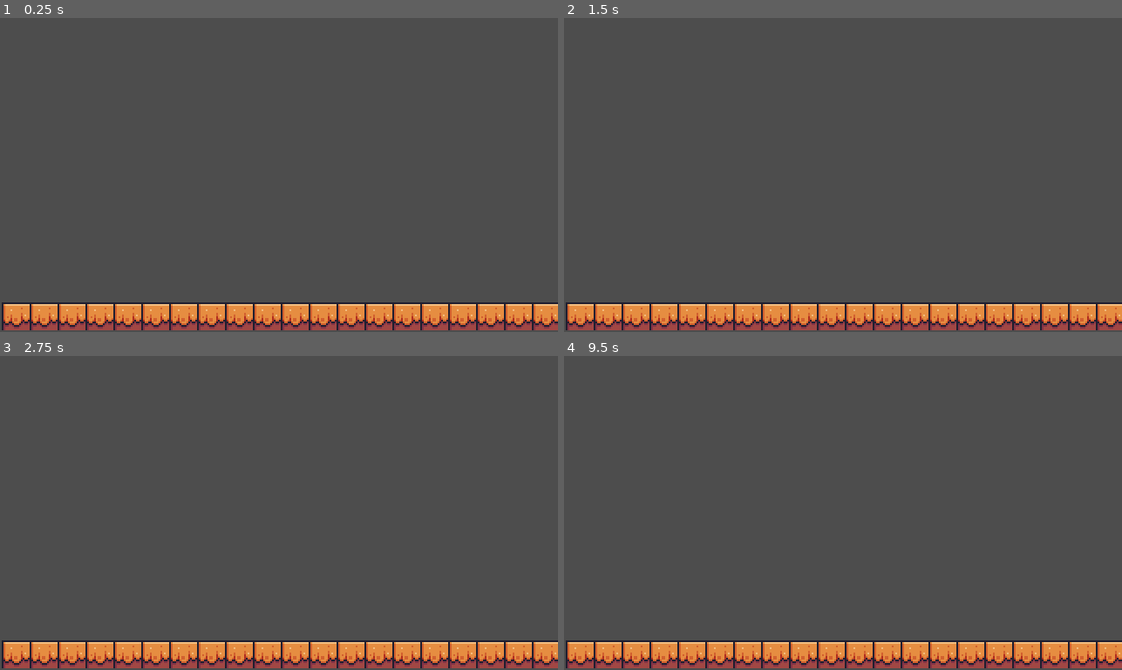
Above: before the commit, frames 1-4 (two rows, left to right).
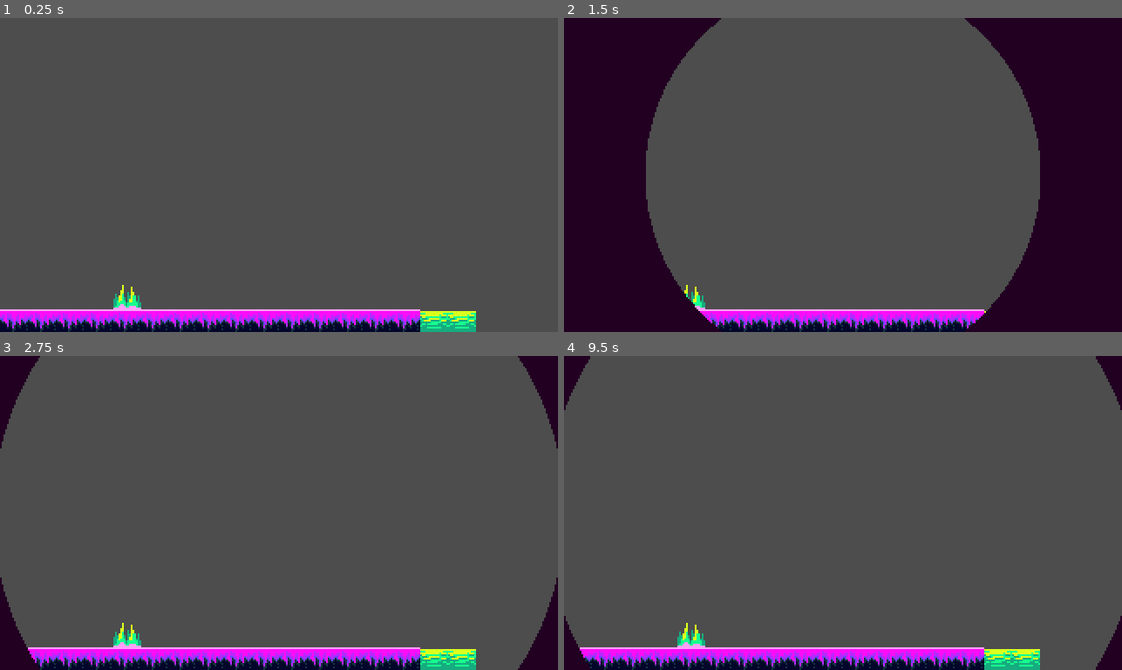
Above: after the commit, the same moments.

Repository: DfindWox/TGD-Wild-Jam-67
Game: Godot game, scene res://Scenes/main.tscn
Two runs of this game, one before a commit and one after it. Both use one fixed random seed, a clock stepped at 60 frames per second and the inputs below.
Inputs (mouse positions are in pixels of both pictures, inside the frame that each line leads up to):
- Up to frame 1 (0.25 s): no input
- Up to frame 2 (1.5 s): tap Enter at 0.5 s; move the mouse to (965, 159) at 0.52 s; hold Right (ui_right) from 0.53 s (still down); tap Space (attack) at 0.6, 1.25 s; tap Up (ui_up) at 0.77 s; move the mouse to (731, 190) at 1.27 s; tap Z (take_over) at 1.35 s
- Up to frame 3 (2.75 s): tap Up (ui_up) at 1.52 s; move the mouse to (334, 443) at 2.02 s; release Right (ui_right) at 2.03 s; hold Left (ui_left) from 2.03 s (still down); tap Space (attack) at 2.1 s
- Up to frame 4 (9.5 s): move the mouse to (815, 575) at 2.77 s; release Left (ui_left) at 2.78 s; hold Right (ui_right) 2.78-4.28 s; tap Z (take_over) every 1.5 s from 2.85 to 8.85 s; tap Up (ui_up) at 3.02, 3.77, 4.52, 6.02, 6.77, 7.52, 9.02 s; tap Enter at 3.5, 5 s; move the mouse to (1010, 560) at 3.52 s; tap Space (attack) at 3.6, 4.25, 5.1, 5.75, 6.6, 8.1 s; move the mouse to (675, 465) at 4.27 s; hold Left (ui_left) 4.28-5.03 s; move the mouse to (870, 513) at 5.02 s; hold Right (ui_right) 5.03-5.78 s; move the mouse to (759, 434) at 5.77 s; hold Left (ui_left) 5.78-7.28 s; move the mouse to (965, 497) at 6.52 s; move the mouse to (731, 528) at 7.27 s; hold Right (ui_right) from 7.28 s (still down); move the mouse to (898, 443) at 8.02 s; move the mouse to (815, 575) at 8.77 s

The runs differ from the first frame. In frame 1, 9.2% of the frame differs, in the area x 0-100%, y 85-100%; in frame 2, 42%, in the area x 0-100%, y 0-100%; in frame 3, 12%; in frame 4, 10%.

Commit message:
tileset configurado

Diff:
--- a/Actors/map.tscn
+++ b/Actors/map.tscn
@@ -1,12 +1,12 @@
 [gd_scene load_steps=2 format=3 uid="uid://d0q5yf7k322sd"]
 
-[ext_resource type="TileSet" uid="uid://k3lg3io7qvb5" path="res://Assets/Tilesets/pixel_adventure.tres" id="1_24o6i"]
+[ext_resource type="TileSet" uid="uid://6x35rg6j1sgg" path="res://Assets/Tilesets/cenario.tres" id="1_ucrr3"]
 
 [node name="Map" type="Node2D"]
 
 [node name="TileMap" type="TileMap" parent="."]
-position = Vector2(81, 83)
-tile_set = ExtResource("1_24o6i")
+position = Vector2(1, 87)
+tile_set = ExtResource("1_ucrr3")
 format = 2
 layer_0/name = "filler"
-layer_0/tile_data = PackedInt32Array(393211, 393216, 4, 393212, 393216, 4, 393213, 393216, 4, 393214, 393216, 4, 393215, 393216, 4, 327680, 393216, 4, 327681, 393216, 4, 327682, 393216, 4, 327683, 393216, 4, 327684, 393216, 4, 327685, 393216, 4, 327686, 393216, 4, 327687, 393216, 4, 327688, 393216, 4, 327689, 393216, 4, 327690, 393216, 4, 327691, 393216, 4, 327692, 393216, 4, 327693, 393216, 4, 327694, 393216, 4)
+layer_0/tile_data = PackedInt32Array(393211, 131072, 1, 393212, 131072, 1, 393213, 131072, 1, 393214, 131072, 1, 393215, 131072, 1, 327680, 131072, 1, 327681, 131072, 1, 327682, 131072, 1, 327683, 131072, 1, 327684, 131072, 1, 327685, 131072, 1, 327686, 131072, 1, 327687, 131072, 1, 327688, 131072, 1, 327689, 131072, 1, 327690, 131072, 1, 327691, 131072, 1, 327692, 131072, 1, 327693, 131072, 1, 327694, 131072, 1, 262148, 1, 65536, 327695, 1, 131072, 327696, 1, 131072)
--- /dev/null
+++ b/Assets/Tilesets/cenario.tres
@@ -0,0 +1,251 @@
+[gd_resource type="TileSet" load_steps=6 format=3 uid="uid://6x35rg6j1sgg"]
+
+[ext_resource type="Texture2D" uid="uid://cqllwggewqgr4" path="res://Assets/Tilesets/Model Sheet (Cenario).png" id="1_eoov4"]
+[ext_resource type="PackedScene" uid="uid://n1bwbjwjkl5o" path="res://Objects/death_spikes.tscn" id="2_jisl5"]
+[ext_resource type="PackedScene" uid="uid://c14v3w3t0w6mg" path="res://Objects/death_water.tscn" id="3_uq8ef"]
+
+[sub_resource type="TileSetAtlasSource" id="TileSetAtlasSource_tv0hp"]
+texture = ExtResource("1_eoov4")
+1:1/0 = 0
+1:1/0/physics_layer_0/linear_velocity = Vector2(0, 0)
+1:1/0/physics_layer_0/angular_velocity = 0.0
+1:1/0/physics_layer_0/polygon_0/points = PackedVector2Array(-8, -8, 8, -8, 8, 8, -8, 8)
+2:1/0 = 0
+2:1/0/physics_layer_0/linear_velocity = Vector2(0, 0)
+2:1/0/physics_layer_0/angular_velocity = 0.0
+2:1/0/physics_layer_0/polygon_0/points = PackedVector2Array(-8, -8, 8, -8, 8, 8, -8, 8)
+3:1/0 = 0
+3:1/0/physics_layer_0/linear_velocity = Vector2(0, 0)
+3:1/0/physics_layer_0/angular_velocity = 0.0
+3:1/0/physics_layer_0/polygon_0/points = PackedVector2Array(-8, -8, 8, -8, 8, 8, -8, 8)
+5:1/0 = 0
+5:1/0/physics_layer_0/linear_velocity = Vector2(0, 0)
+5:1/0/physics_layer_0/angular_velocity = 0.0
+5:1/0/physics_layer_0/polygon_0/points = PackedVector2Array(-8, -8, 8, -8, 8, 8, -8, 8)
+7:1/0 = 0
+7:1/0/physics_layer_0/linear_velocity = Vector2(0, 0)
+7:1/0/physics_layer_0/angular_velocity = 0.0
+7:1/0/physics_layer_0/polygon_0/points = PackedVector2Array(-8, -8, 8, -8, 8, 8, -8, 8)
+9:1/0 = 0
+9:1/0/physics_layer_0/linear_velocity = Vector2(0, 0)
+9:1/0/physics_layer_0/angular_velocity = 0.0
+9:1/0/physics_layer_0/polygon_0/points = PackedVector2Array(-8, -8, 8, -8, 8, 8, 8, 8)
+10:1/0 = 0
+10:1/0/physics_layer_0/linear_velocity = Vector2(0, 0)
+10:1/0/physics_layer_0/angular_velocity = 0.0
+10:1/0/physics_layer_0/polygon_0/points = PackedVector2Array(-8, -8, 8, -8, 8, 8, -8, 8)
+11:1/0 = 0
+11:1/0/physics_layer_0/linear_velocity = Vector2(0, 0)
+11:1/0/physics_layer_0/angular_velocity = 0.0
+11:1/0/physics_layer_0/polygon_0/points = PackedVector2Array(-8, -8, 8, -8, -8, 8, -8, 8)
+14:1/0 = 0
+14:1/0/physics_layer_0/linear_velocity = Vector2(0, 0)
+14:1/0/physics_layer_0/angular_velocity = 0.0
+14:1/0/physics_layer_0/polygon_0/points = PackedVector2Array(-8, -8, 8, -8, 8, 8, -8, 8)
+15:1/0 = 0
+15:1/0/physics_layer_0/linear_velocity = Vector2(0, 0)
+15:1/0/physics_layer_0/angular_velocity = 0.0
+15:1/0/physics_layer_0/polygon_0/points = PackedVector2Array(-8, -8, 8, -8, 8, 8, -8, 8)
+1:2/0 = 0
+1:2/0/physics_layer_0/linear_velocity = Vector2(0, 0)
+1:2/0/physics_layer_0/angular_velocity = 0.0
+1:2/0/physics_layer_0/polygon_0/points = PackedVector2Array(-8, -8, 8, -8, 8, 8, -8, 8)
+2:2/0 = 0
+2:2/0/physics_layer_0/linear_velocity = Vector2(0, 0)
+2:2/0/physics_layer_0/angular_velocity = 0.0
+2:2/0/physics_layer_0/polygon_0/points = PackedVector2Array(-8, -8, 8, -8, 8, 8, -8, 8)
+3:2/0 = 0
+3:2/0/physics_layer_0/linear_velocity = Vector2(0, 0)
+3:2/0/physics_layer_0/angular_velocity = 0.0
+3:2/0/physics_layer_0/polygon_0/points = PackedVector2Array(-8, -8, 8, -8, 8, 8, -8, 8)
+5:2/0 = 0
+5:2/0/physics_layer_0/linear_velocity = Vector2(0, 0)
+5:2/0/physics_layer_0/angular_velocity = 0.0
+5:2/0/physics_layer_0/polygon_0/points = PackedVector2Array(-8, -8, 8, -8, 8, 8, -8, 8)
+14:2/0 = 0
+14:2/0/physics_layer_0/linear_velocity = Vector2(0, 0)
+14:2/0/physics_layer_0/angular_velocity = 0.0
+14:2/0/physics_layer_0/polygon_0/points = PackedVector2Array(-8, -8, 8, -8, 8, 8, -8, 8)
+15:2/0 = 0
+15:2/0/physics_layer_0/linear_velocity = Vector2(0, 0)
+15:2/0/physics_layer_0/angular_velocity = 0.0
+15:2/0/physics_layer_0/polygon_0/points = PackedVector2Array(-8, -8, 8, -8, 8, 8, -8, 8)
+1:3/0 = 0
+1:3/0/physics_layer_0/linear_velocity = Vector2(0, 0)
+1:3/0/physics_layer_0/angular_velocity = 0.0
+1:3/0/physics_layer_0/polygon_0/points = PackedVector2Array(-8, -8, 8, -8, 8, 8, -8, 8)
+2:3/0 = 0
+2:3/0/physics_layer_0/linear_velocity = Vector2(0, 0)
+2:3/0/physics_layer_0/angular_velocity = 0.0
+2:3/0/physics_layer_0/polygon_0/points = PackedVector2Array(-8, -8, 8, -8, 8, 8, -8, 8)
+3:3/0 = 0
+3:3/0/physics_layer_0/linear_velocity = Vector2(0, 0)
+3:3/0/physics_layer_0/angular_velocity = 0.0
+3:3/0/physics_layer_0/polygon_0/points = PackedVector2Array(-8, -8, 8, -8, 8, 8, -8, 8)
+5:3/0 = 0
+5:3/0/physics_layer_0/linear_velocity = Vector2(0, 0)
+5:3/0/physics_layer_0/angular_velocity = 0.0
+5:3/0/physics_layer_0/polygon_0/points = PackedVector2Array(-8, -8, 8, -8, 8, 8, -8, 8)
+7:3/0 = 0
+7:3/0/physics_layer_0/linear_velocity = Vector2(0, 0)
+7:3/0/physics_layer_0/angular_velocity = 0.0
+7:3/0/physics_layer_0/polygon_0/points = PackedVector2Array(-8, -8, 8, -8, 8, 8, -8, 8)
+9:3/0 = 0
+9:3/0/physics_layer_0/linear_velocity = Vector2(0, 0)
+9:3/0/physics_layer_0/angular_velocity = 0.0
+9:3/0/physics_layer_0/polygon_0/points = PackedVector2Array(-8, -8, 8, -8, 8, 8, -8, 8)
+10:3/0 = 0
+10:3/0/physics_layer_0/linear_velocity = Vector2(0, 0)
+10:3/0/physics_layer_0/angular_velocity = 0.0
+10:3/0/physics_layer_0/polygon_0/points = PackedVector2Array(-8, -8, 8, -8, 8, 8, -8, 8)
+11:3/0 = 0
+11:3/0/physics_layer_0/linear_velocity = Vector2(0, 0)
+11:3/0/physics_layer_0/angular_velocity = 0.0
+11:3/0/physics_layer_0/polygon_0/points = PackedVector2Array(-8, -8, 8, -8, 8, 8, -8, 8)
+14:4/0 = 0
+14:4/0/physics_layer_0/linear_velocity = Vector2(0, 0)
+14:4/0/physics_layer_0/angular_velocity = 0.0
+15:4/0 = 0
+15:4/0/physics_layer_0/linear_velocity = Vector2(0, 0)
+15:4/0/physics_layer_0/angular_velocity = 0.0
+1:5/0 = 0
+1:5/0/physics_layer_0/linear_velocity = Vector2(0, 0)
+1:5/0/physics_layer_0/angular_velocity = 0.0
+1:5/0/physics_layer_0/polygon_0/points = PackedVector2Array(-8, -8, 8, -8, 8, 8, -8, 8)
+2:5/0 = 0
+2:5/0/physics_layer_0/linear_velocity = Vector2(0, 0)
+2:5/0/physics_layer_0/angular_velocity = 0.0
+2:5/0/physics_layer_0/polygon_0/points = PackedVector2Array(-8, -8, 8, -8, 8, 8, -8, 8)
+3:5/0 = 0
+3:5/0/physics_layer_0/linear_velocity = Vector2(0, 0)
+3:5/0/physics_layer_0/angular_velocity = 0.0
+3:5/0/physics_layer_0/polygon_0/points = PackedVector2Array(-8, -8, 8, -8, 8, 8, -8, 8)
+5:5/0 = 0
+5:5/0/physics_layer_0/linear_velocity = Vector2(0, 0)
+5:5/0/physics_layer_0/angular_velocity = 0.0
+5:5/0/physics_layer_0/polygon_0/points = PackedVector2Array(-8, -8, 8, -8, 8, 8, -8, 8)
+7:5/0 = 0
+7:5/0/physics_layer_0/linear_velocity = Vector2(0, 0)
+7:5/0/physics_layer_0/angular_velocity = 0.0
+7:5/0/physics_layer_0/polygon_0/points = PackedVector2Array(-8, -8, 8, -8, 8, 8, -8, 8)
+9:5/0 = 0
+9:5/0/physics_layer_0/linear_velocity = Vector2(0, 0)
+9:5/0/physics_layer_0/angular_velocity = 0.0
+9:5/0/physics_layer_0/polygon_0/points = PackedVector2Array(-8, -8, 8, -8, 8, 8, -8, 8)
+10:5/0 = 0
+10:5/0/physics_layer_0/linear_velocity = Vector2(0, 0)
+10:5/0/physics_layer_0/angular_velocity = 0.0
+10:5/0/physics_layer_0/polygon_0/points = PackedVector2Array(-8, -8, 8, -8, 8, 8, -8, 8)
+11:5/0 = 0
+11:5/0/physics_layer_0/linear_velocity = Vector2(0, 0)
+11:5/0/physics_layer_0/angular_velocity = 0.0
+11:5/0/physics_layer_0/polygon_0/points = PackedVector2Array(-8, -8, 8, -8, 8, 8, -8, 8)
+14:5/0 = 0
+14:5/0/physics_layer_0/linear_velocity = Vector2(0, 0)
+14:5/0/physics_layer_0/angular_velocity = 0.0
+15:5/0 = 0
+15:5/0/physics_layer_0/linear_velocity = Vector2(0, 0)
+15:5/0/physics_layer_0/angular_velocity = 0.0
+1:6/0 = 0
+1:6/0/physics_layer_0/linear_velocity = Vector2(0, 0)
+1:6/0/physics_layer_0/angular_velocity = 0.0
+1:6/0/physics_layer_0/polygon_0/points = PackedVector2Array(-8, -8, 8, -8, 8, 8, -8, 8)
+2:6/0 = 0
+2:6/0/physics_layer_0/linear_velocity = Vector2(0, 0)
+2:6/0/physics_layer_0/angular_velocity = 0.0
+2:6/0/physics_layer_0/polygon_0/points = PackedVector2Array(-8, -8, 8, -8, 8, 8, -8, 8)
+3:6/0 = 0
+3:6/0/physics_layer_0/linear_velocity = Vector2(0, 0)
+3:6/0/physics_layer_0/angular_velocity = 0.0
+3:6/0/physics_layer_0/polygon_0/points = PackedVector2Array(-8, -8, 8, -8, 8, 8, -8, 8)
+5:6/0 = 0
+5:6/0/physics_layer_0/linear_velocity = Vector2(0, 0)
+5:6/0/physics_layer_0/angular_velocity = 0.0
+5:6/0/physics_layer_0/polygon_0/points = PackedVector2Array(-8, -8, 8, -8, 8, 8, -8, 8)
+14:6/0 = 0
+14:6/0/physics_layer_0/linear_velocity = Vector2(0, 0)
+14:6/0/physics_layer_0/angular_velocity = 0.0
+15:6/0 = 0
+15:6/0/physics_layer_0/linear_velocity = Vector2(0, 0)
+15:6/0/physics_layer_0/angular_velocity = 0.0
+1:7/0 = 0
+1:7/0/physics_layer_0/linear_velocity = Vector2(0, 0)
+1:7/0/physics_layer_0/angular_velocity = 0.0
+1:7/0/physics_layer_0/polygon_0/points = PackedVector2Array(-8, -8, 8, -8, 8, 8, -8, 8)
+2:7/0 = 0
+2:7/0/physics_layer_0/linear_velocity = Vector2(0, 0)
+2:7/0/physics_layer_0/angular_velocity = 0.0
+2:7/0/physics_layer_0/polygon_0/points = PackedVector2Array(-8, -8, 8, -8, 8, 8, -8, 8)
+3:7/0 = 0
+3:7/0/physics_layer_0/linear_velocity = Vector2(0, 0)
+3:7/0/physics_layer_0/angular_velocity = 0.0
+3:7/0/physics_layer_0/polygon_0/points = PackedVector2Array(-8, -8, 8, -8, 8, 8, -8, 8)
+5:7/0 = 0
+5:7/0/physics_layer_0/linear_velocity = Vector2(0, 0)
+5:7/0/physics_layer_0/angular_velocity = 0.0
+5:7/0/physics_layer_0/polygon_0/points = PackedVector2Array(-8, -8, 8, -8, 8, 8, -8, 8)
+7:7/0 = 0
+7:7/0/physics_layer_0/linear_velocity = Vector2(0, 0)
+7:7/0/physics_layer_0/angular_velocity = 0.0
+7:7/0/physics_layer_0/polygon_0/points = PackedVector2Array(-8, -8, 8, -8, 8, 8, -8, 8)
+5:9/0 = 0
+5:9/0/physics_layer_0/linear_velocity = Vector2(0, 0)
+5:9/0/physics_layer_0/angular_velocity = 0.0
+7:9/0 = 0
+7:9/0/physics_layer_0/linear_velocity = Vector2(0, 0)
+7:9/0/physics_layer_0/angular_velocity = 0.0
+8:9/0 = 0
+8:9/0/physics_layer_0/linear_velocity = Vector2(0, 0)
+8:9/0/physics_layer_0/angular_velocity = 0.0
+10:9/0 = 0
+10:9/0/physics_layer_0/linear_velocity = Vector2(0, 0)
+10:9/0/physics_layer_0/angular_velocity = 0.0
+11:9/0 = 0
+11:9/0/physics_layer_0/linear_velocity = Vector2(0, 0)
+11:9/0/physics_layer_0/angular_velocity = 0.0
+13:9/0 = 0
+13:9/0/physics_layer_0/linear_velocity = Vector2(0, 0)
+13:9/0/physics_layer_0/angular_velocity = 0.0
+14:9/0 = 0
+14:9/0/physics_layer_0/linear_velocity = Vector2(0, 0)
+14:9/0/physics_layer_0/angular_velocity = 0.0
+1:10/0 = 0
+1:10/0/physics_layer_0/linear_velocity = Vector2(0, 0)
+1:10/0/physics_layer_0/angular_velocity = 0.0
+3:10/0 = 0
+3:10/0/physics_layer_0/linear_velocity = Vector2(0, 0)
+3:10/0/physics_layer_0/angular_velocity = 0.0
+5:10/0 = 0
+5:10/0/physics_layer_0/linear_velocity = Vector2(0, 0)
+5:10/0/physics_layer_0/angular_velocity = 0.0
+7:10/0 = 0
+7:10/0/physics_layer_0/linear_velocity = Vector2(0, 0)
+7:10/0/physics_layer_0/angular_velocity = 0.0
+8:10/0 = 0
+8:10/0/physics_layer_0/linear_velocity = Vector2(0, 0)
+8:10/0/physics_layer_0/angular_velocity = 0.0
+10:10/0 = 0
+10:10/0/physics_layer_0/linear_velocity = Vector2(0, 0)
+10:10/0/physics_layer_0/angular_velocity = 0.0
+11:10/0 = 0
+11:10/0/physics_layer_0/linear_velocity = Vector2(0, 0)
+11:10/0/physics_layer_0/angular_velocity = 0.0
+13:10/0 = 0
+13:10/0/physics_layer_0/linear_velocity = Vector2(0, 0)
+13:10/0/physics_layer_0/angular_velocity = 0.0
+14:10/0 = 0
+14:10/0/physics_layer_0/linear_velocity = Vector2(0, 0)
+14:10/0/physics_layer_0/angular_velocity = 0.0
+16:10/0 = 0
+16:10/0/physics_layer_0/linear_velocity = Vector2(0, 0)
+16:10/0/physics_layer_0/angular_velocity = 0.0
+
+[sub_resource type="TileSetScenesCollectionSource" id="TileSetScenesCollectionSource_x62jt"]
+resource_name = "Death Zones"
+scenes/1/scene = ExtResource("2_jisl5")
+scenes/2/scene = ExtResource("3_uq8ef")
+
+[resource]
+physics_layer_0/collision_layer = 1
+sources/0 = SubResource("TileSetAtlasSource_tv0hp")
+sources/1 = SubResource("TileSetScenesCollectionSource_x62jt")
--- a/Objects/Zones/DeathZone.gd
+++ b/Objects/Zones/DeathZone.gd
@@ -16,6 +16,7 @@
 
 	kill_player(body)
 
-func kill_player(player):
-	player.kill()
-	player_killed.emit()
+func kill_player(player:Player):
+	if not player.is_dead:
+		player.kill()
+		player_killed.emit()
--- /dev/null
+++ b/Objects/death_spikes.tscn
@@ -0,0 +1,23 @@
+[gd_scene load_steps=5 format=3 uid="uid://n1bwbjwjkl5o"]
+
+[ext_resource type="Texture2D" uid="uid://cqllwggewqgr4" path="res://Assets/Tilesets/Model Sheet (Cenario).png" id="1_l6y8a"]
+[ext_resource type="Script" path="res://Objects/Zones/DeathZone.gd" id="2_w47ck"]
+
+[sub_resource type="AtlasTexture" id="AtlasTexture_jebpn"]
+atlas = ExtResource("1_l6y8a")
+region = Rect2(48, 160, 16, 16)
+
+[sub_resource type="RectangleShape2D" id="RectangleShape2D_tf7d7"]
+size = Vector2(16, 16)
+
+[node name="DeathSpikes" type="Node2D"]
+
+[node name="Sprite2D" type="Sprite2D" parent="."]
+texture = SubResource("AtlasTexture_jebpn")
+
+[node name="DeathZone" type="Area2D" parent="."]
+script = ExtResource("2_w47ck")
+
+[node name="CollisionShape2D" type="CollisionShape2D" parent="DeathZone"]
+shape = SubResource("RectangleShape2D_tf7d7")
+debug_color = Color(0.984314, 0.121569, 0.0352941, 0.419608)
--- /dev/null
+++ b/Objects/death_water.tscn
@@ -0,0 +1,23 @@
+[gd_scene load_steps=5 format=3 uid="uid://c14v3w3t0w6mg"]
+
+[ext_resource type="Texture2D" uid="uid://cqllwggewqgr4" path="res://Assets/Tilesets/Model Sheet (Cenario).png" id="1_qxqqr"]
+[ext_resource type="Script" path="res://Objects/Zones/DeathZone.gd" id="2_obwlg"]
+
+[sub_resource type="AtlasTexture" id="AtlasTexture_4qlq8"]
+atlas = ExtResource("1_qxqqr")
+region = Rect2(240, 64, 16, 16)
+
+[sub_resource type="RectangleShape2D" id="RectangleShape2D_tf7d7"]
+size = Vector2(16, 16)
+
+[node name="DeathSpikes" type="Node2D"]
+
+[node name="Sprite2D" type="Sprite2D" parent="."]
+texture = SubResource("AtlasTexture_4qlq8")
+
+[node name="DeathZone" type="Area2D" parent="."]
+script = ExtResource("2_obwlg")
+
+[node name="CollisionShape2D" type="CollisionShape2D" parent="DeathZone"]
+shape = SubResource("RectangleShape2D_tf7d7")
+debug_color = Color(0.984314, 0.121569, 0.0352941, 0.419608)
